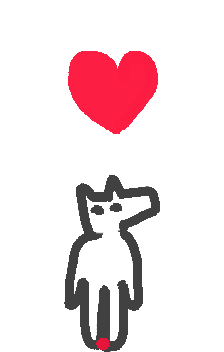
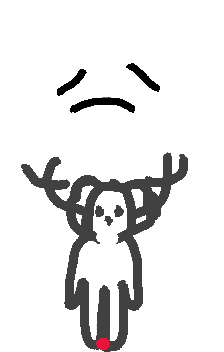
Two versions of the same layered image (w=224, h=352). Layer-by-layer changes:
added layer "pascontent.png" above "gameboy.png" over [57, 63, 160, 113]
renamed "Calque 3" to "coeur.png", hid it over [68, 51, 158, 134]
added layer "bullePensee.png" above "bulle.png" over [28, 51, 188, 175]
renamed "Calque 2" to "bulle.png", hid it, painted on it over [35, 51, 188, 175]
added layer "cerf.png" above "chat.png" over [21, 152, 188, 244]
added layer "chat.png" above "loup.png" over [66, 175, 156, 244]
added layer "loup.png" above "corps.png" over [77, 179, 161, 243]
renamed "Calque 1" to "corps.png", painted on it over [64, 175, 160, 244]
